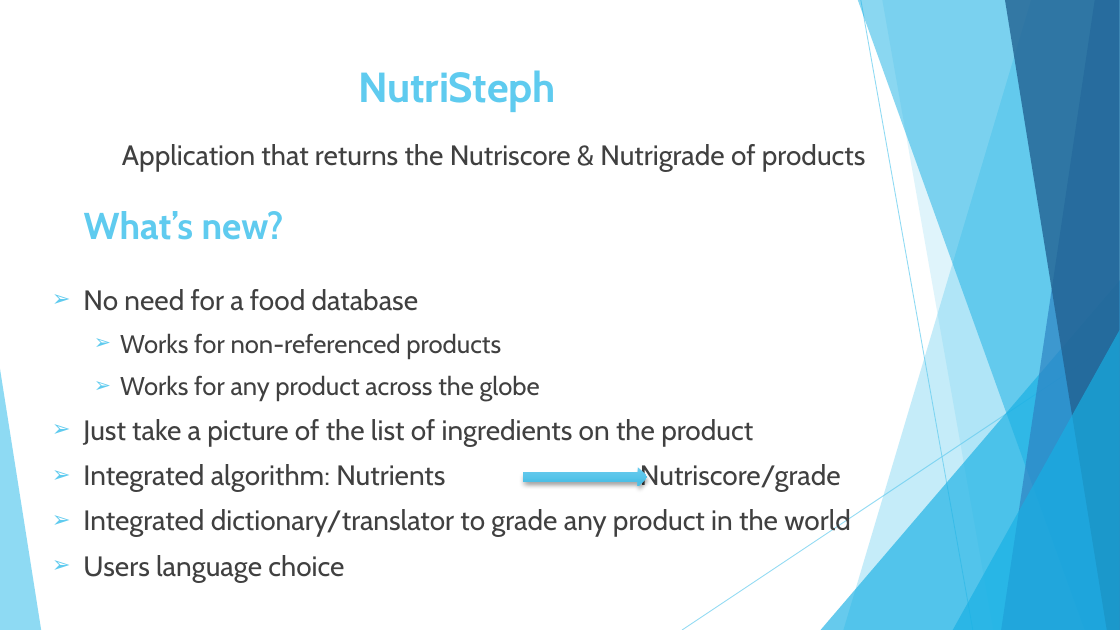
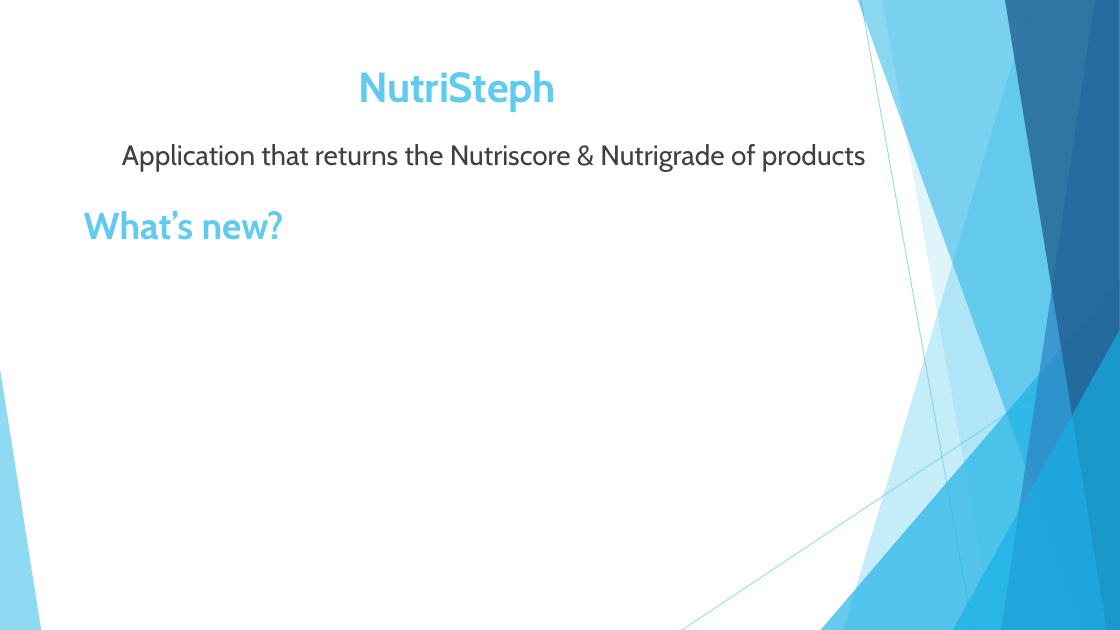
Before and after one commit to hike7o/SL-OC-projects, a slide deck: slide 2 of P4/Pelec_03_presentation.pptx. Drawn at 1120x630 pixels with LibreOffice and Linux fonts; fonts in the diff are those of the drawing. Boxes give left, top, right and bottom in pixels: in the first picture for what was removed or moved away, otherwise in the second. Text is boxed around its words. In the diff, an @@ line names an element or a change of style, - is before the commit and + after.

```diff
--- a/P4/Pelec_03_presentation.pptx
+++ b/P4/Pelec_03_presentation.pptx
@@ text removed at box(83, 289, 851, 582) @@
-➢ No need for a food database
-  ➢ Works for non-referenced products
-  ➢ Works for any product across the globe
-➢ Just take a picture of the list of ingredients on the product
-➢ Integrated algorithm: Nutrients Nutriscore/grade
-➢ Integrated dictionary/translator to grade any product in the world
-➢ Users language choice
@@ striped right arrow removed at box(523, 467, 648, 486) @@
```
Also in this commit, not shown: 10 other slides changed, 8 slides added, 3 slides removed, 8 other files.
